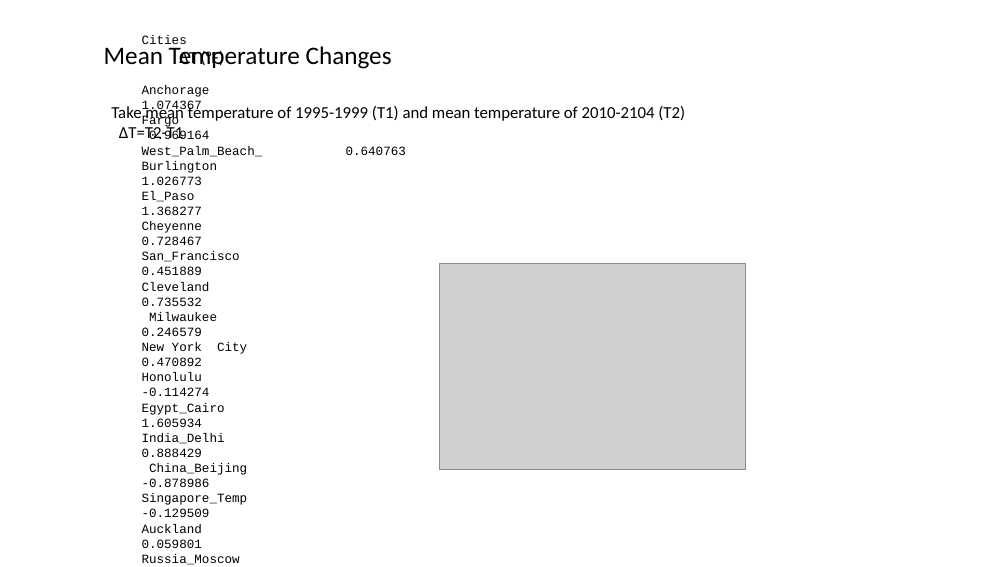
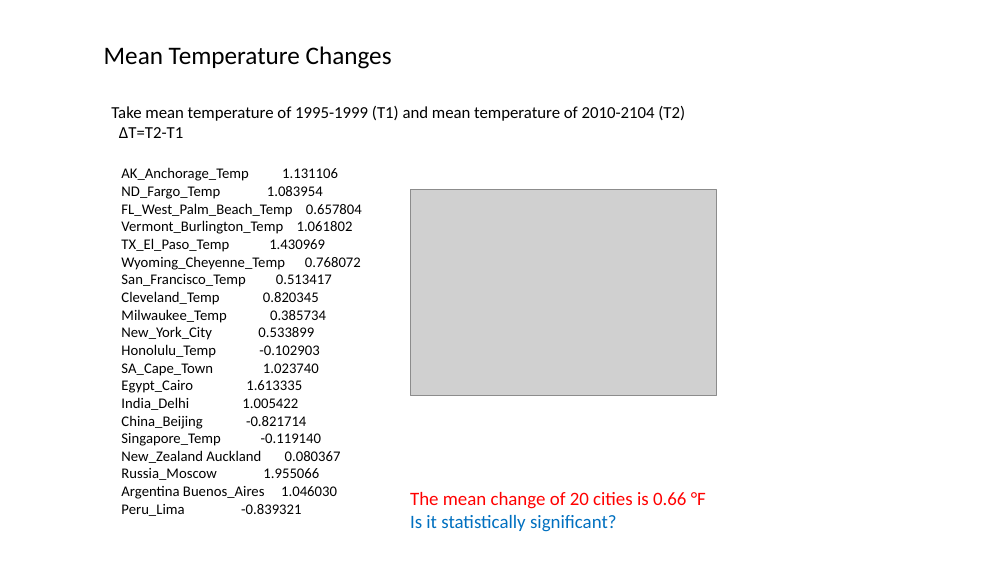
Before and after one commit to nshang88/Capstone-Projects, a slide deck: slide 8 of Capstone_Presentation_Climate.pptx. Drawn at 1008x567 pixels with LibreOffice and Linux fonts; fonts in the diff are those of the drawing; grey boxes stand for pictures. Boxes give left, top, right and bottom in pixels: in the first picture for what was removed or moved away, otherwise in the second. Text is boxed around its words. In the diff, an @@ line names an element or a change of style, - is before the commit and + after.

```diff
--- a/Capstone_Presentation_Climate.pptx
+++ b/Capstone_Presentation_Climate.pptx
@@ text "AK_Anchorage_Temp 1.131106" at bbox=[121, 168, 362, 516]: vertical alignment middle to top @@
@@ text at bbox=[121, 168, 362, 516]: text changed; size 12 to 14 pt; font Courier New to Calibri @@
-Cities ΔT (°F)
-Anchorage 1.074367
-Fargo 0.969164
-West_Palm_Beach_ 0.640763
-Burlington 1.026773
-El_Paso 1.368277
-Cheyenne 0.728467
-San_Francisco 0.451889
-Cleveland 0.735532
-Milwaukee 0.246579
-New York City 0.470892
-Honolulu -0.114274
-Egypt_Cairo 1.605934
-India_Delhi 0.888429
-China_Beijing -0.878986
-Singapore_Temp -0.129509
-Auckland 0.059801
-Russia_Moscow 1.904925
-Buenos_Aires 1.060245
-_Lima -0.836762
+AK_Anchorage_Temp 1.131106
+ND_Fargo_Temp 1.083954
+FL_West_Palm_Beach_Temp 0.657804
+Vermont_Burlington_Temp 1.061802
+TX_El_Paso_Temp 1.430969
+Wyoming_Cheyenne_Temp 0.768072
+San_Francisco_Temp 0.513417
+Cleveland_Temp 0.820345
+Milwaukee_Temp 0.385734
+New_York_City 0.533899
+Honolulu_Temp -0.102903
+SA_Cape_Town 1.023740
+Egypt_Cairo 1.613335
+India_Delhi 1.005422
+China_Beijing -0.821714
+Singapore_Temp -0.119140
+New_Zealand Auckland 0.080367
+Russia_Moscow 1.955066
+Argentina Buenos_Aires 1.046030
+Peru_Lima -0.839321
@@ picture: place and size @@
-picture at bbox=[439, 263, 746, 470]
+picture at bbox=[411, 189, 717, 395]
@@ text added at bbox=[410, 492, 706, 532], 18 pt, text #FF0000 @@
+The mean change of 20 cities is 0.66 °F
+Is it statistically significant?
```
Also in this commit, not shown: 6 other slides changed, 1 slide added.
